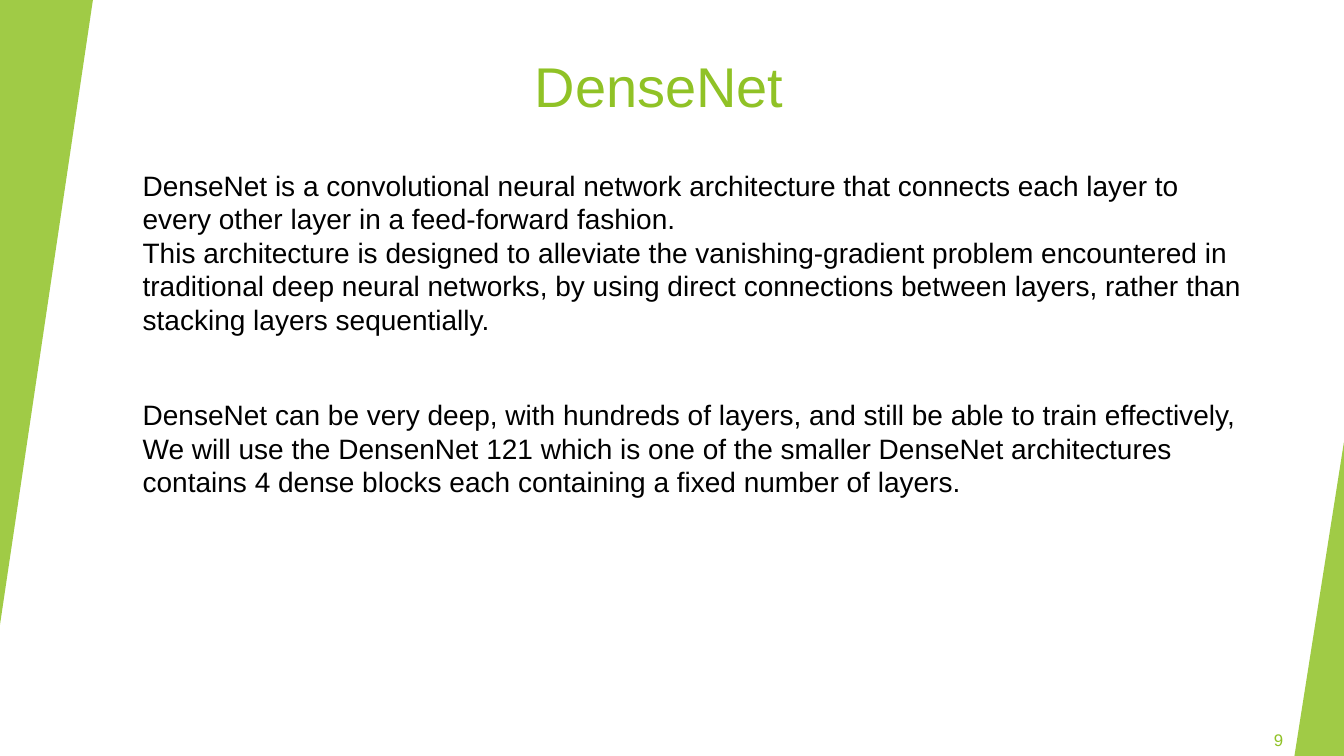
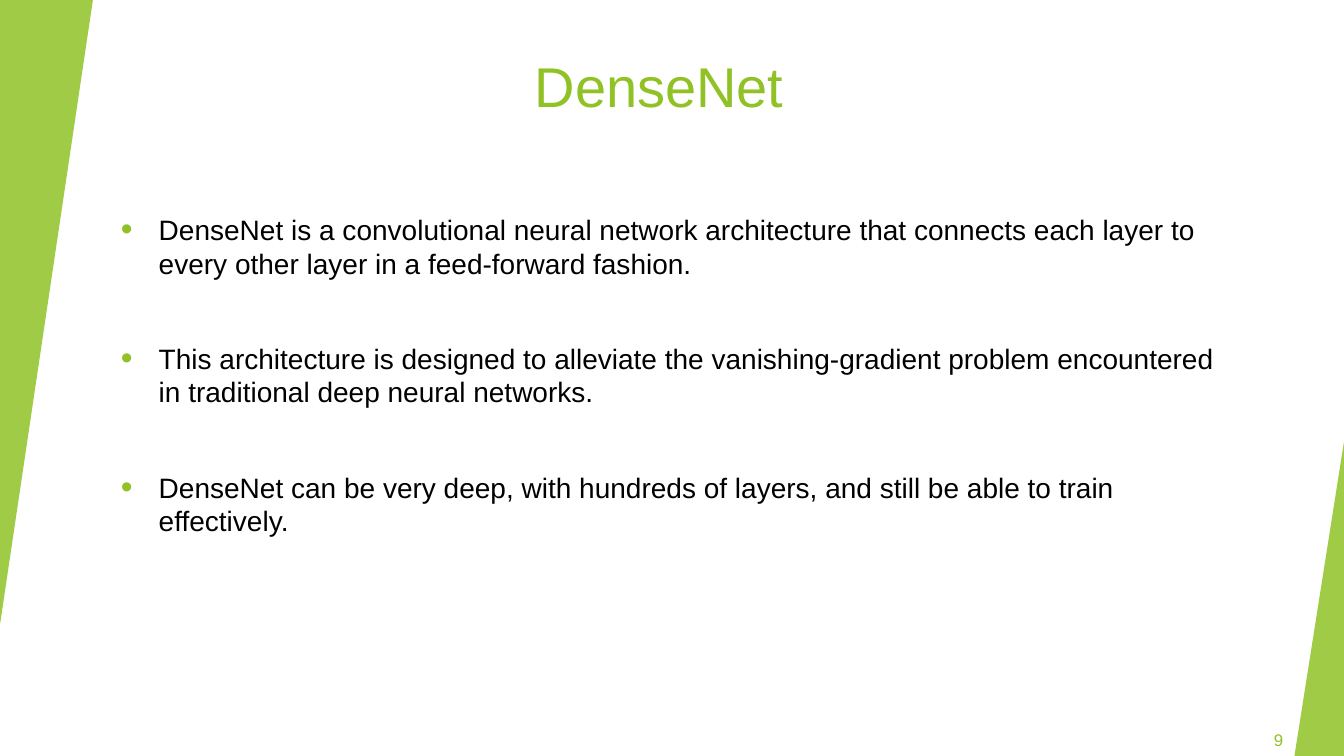
Before and after one commit to Shenhav26/Final_project, a slide deck: slide 9 of capstone project phase A.pptx. Drawn at 1344x756 pixels with LibreOffice and Linux fonts; fonts in the diff are those of the drawing. Boxes give left, top, right and bottom in pixels: in the first picture for what was removed or moved away, otherwise in the second. Text is boxed around its words. In the diff, an @@ line names an element or a change of style, - is before the commit and + after.

```diff
--- a/capstone project phase A.pptx
+++ b/capstone project phase A.pptx
@@ text at <box>159,219,1213,536</box>: text changed @@
-DenseNet is a convolutional neural network architecture that connects each layer to every other layer in a feed-forward fashion. This architecture is designed to alleviate the vanishing-gradient problem encountered in traditional deep neural networks, by using direct connections between layers, rather than stacking layers sequentially.
-DenseNet can be very deep, with hundreds of layers, and still be able to train effectively, We will use the DensenNet 121 which is one of the smaller DenseNet architectures contains 4 dense blocks each containing a fixed number of layers.
+• DenseNet is a convolutional neural network architecture that connects each layer to every other layer in a feed-forward fashion.
+• This architecture is designed to alleviate the vanishing-gradient problem encountered in traditional deep neural networks.
+• DenseNet can be very deep, with hundreds of layers, and still be able to train effectively.
```
Also in this commit, not shown: 6 other slides changed.
